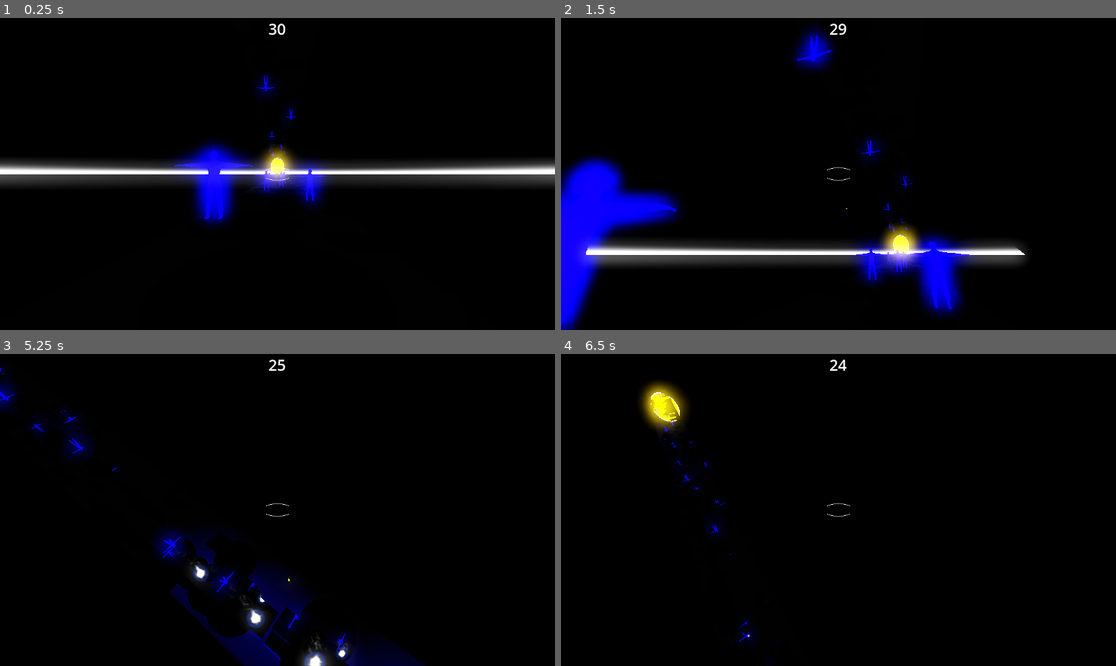
Above: before the commit, frames 1-4 (two rows, left to right).
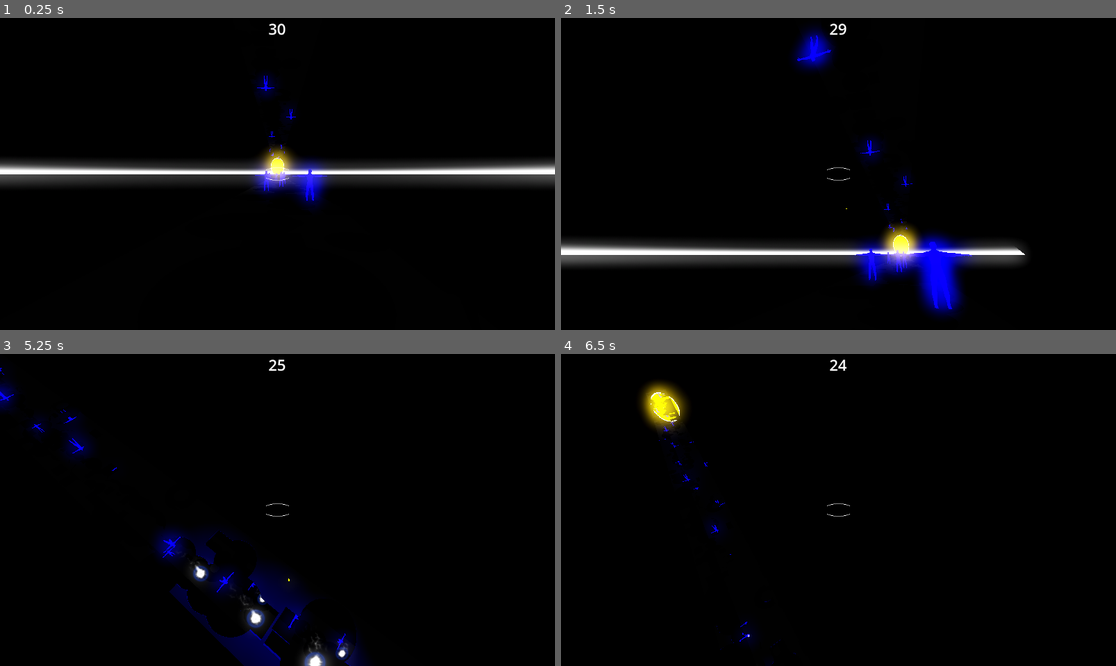
Above: after the commit, the same moments.

Repository: Games4Doritos/UWAGameJam2
Game: Godot game, scene res://Scenes/world.tscn
Same seed, same stepped clock (60 frames per second), same inputs: the game is played once before the commit and once after it. This scene is started directly instead of the project's main scene.
Inputs (mouse positions are in pixels of both pictures, inside the frame that each line leads up to):
- Up to frame 1 (0.25 s): no input
- Up to frame 2 (1.5 s): move the mouse to (866, 174) at 0.52 s; hold Shift (run) 0.53-1.28 s; hold W (forward) from 0.53 s (still down); click (866, 174) at 0.67 s; tap Space (jump) at 0.77 s; move the mouse to (810, 174) at 1.27 s; click (810, 174) at 1.35 s
- Up to frame 3 (5.25 s): keep holding W (forward); tap Space (jump) at 1.52, 3.02, 3.77, 4.52 s; move the mouse to (288, 503) at 2.02 s; hold Shift (run) 2.03-2.78 s; click (288, 503) at 2.17 s; move the mouse to (271, 516) at 2.77 s; click (271, 516) at 2.85 s; move the mouse to (316, 513) at 3.52 s; hold Shift (run) 3.53-4.28 s; click (316, 513) at 3.67 s; move the mouse to (233, 506) at 4.27 s; click (233, 506) at 4.35 s; move the mouse to (283, 510) at 5.02 s; hold Shift (run) from 5.03 s (still down); click (283, 510) at 5.17 s
- Up to frame 4 (6.5 s): move the mouse to (816, 503) at 5.77 s; release W (forward) at 5.78 s; release Shift (run) at 5.78 s; hold D (right) from 5.78 s (still down); click (816, 503) at 5.85 s; tap Space (jump) at 6.02 s

The runs differ from the first frame. In frame 1, 2.4% of the frame differs, in the area x 30-47%, y 39-68%; in frame 2, 5.7%, in the area x 0-22%, y 44-100%; in frame 3, 0.5%; in frame 4, less than 0.1%.

Commit message:
Flipped portal + refined game over screen + ...
- Flipped portal
- Removed extra enemy at start
-Made game over screen go back to main menu with a timer

Diff:
--- a/Scenes/portal.tscn
+++ b/Scenes/portal.tscn
@@ -54,7 +54,7 @@
 surface_material_override/0 = SubResource("StandardMaterial3D_j20fm")
 
 [node name="inner" type="MeshInstance3D" parent="."]
-transform = Transform3D(1, 0, 0, 0, -4.371139e-08, -1, 0, 1, -4.371139e-08, 0, 0, 0)
+transform = Transform3D(-1, -8.742278e-08, 3.821371e-15, 0, -4.371139e-08, -1, 8.742278e-08, -1, 4.371139e-08, 0, 0, 0)
 mesh = SubResource("CylinderMesh_oi2tk")
 surface_material_override/0 = SubResource("StandardMaterial3D_dashy")
 
--- a/Scenes/world.tscn
+++ b/Scenes/world.tscn
@@ -1,14 +1,13 @@
-[gd_scene load_steps=14 format=3 uid="uid://iwfgkvarjm0n"]
+[gd_scene load_steps=13 format=3 uid="uid://iwfgkvarjm0n"]
 
 [ext_resource type="Script" uid="uid://dj1wthwtr1vnm" path="res://Scripts/world.gd" id="1_a02cp"]
-[ext_resource type="PackedScene" uid="uid://o3ub2oantqqe" path="res://Scenes/Player.tscn" id="3_5a7ea"]
+[ext_resource type="PackedScene" uid="uid://o3ub2oantqqe" path="res://Scenes/player.tscn" id="3_5a7ea"]
 [ext_resource type="PackedScene" uid="uid://drljc12idjfwg" path="res://Scenes/pauseMenu.tscn" id="3_8j60k"]
 [ext_resource type="PackedScene" uid="uid://cyxhqcptr46vf" path="res://Scenes/platform.tscn" id="4_8j60k"]
-[ext_resource type="PackedScene" uid="uid://08c42j810hqm" path="res://Scenes/enemy.tscn" id="5_fo5ed"]
 [ext_resource type="PackedScene" uid="uid://bku0fcxthrbtm" path="res://Scenes/world_boundary.tscn" id="6_5ukr8"]
 [ext_resource type="PackedScene" uid="uid://o7drq7xbcxxg" path="res://Scenes/portal.tscn" id="7_o06y3"]
 [ext_resource type="PackedScene" uid="uid://cc88tjur4l33c" path="res://Scenes/game_over.tscn" id="8_k7acu"]
-[ext_resource type="PackedScene" uid="uid://daf0uiabkcwkd" path="res://Scenes/UI.tscn" id="9_5v1tr"]
+[ext_resource type="PackedScene" path="res://Scenes/UI.tscn" id="9_5v1tr"]
 
 [sub_resource type="ProceduralSkyMaterial" id="ProceduralSkyMaterial_5ukr8"]
 sky_top_color = Color(0, 0, 0, 1)
@@ -69,9 +68,6 @@
 [node name="portal" parent="." instance=ExtResource("7_o06y3")]
 transform = Transform3D(2.5, 0, 0, 0, 3.228, 0, 0, 0, 2.5, 0, 10, -202.2111)
 
-[node name="Root Scene" parent="." instance=ExtResource("5_fo5ed")]
-transform = Transform3D(1, 0, 0, 0, 1, 0, 0, 0, 1, -2.463058, 1.0036545, -7.860717)
-
 [node name="GameOver" parent="." instance=ExtResource("8_k7acu")]
 visible = false
 
@@ -80,5 +76,9 @@
 [node name="Timer2" type="Timer" parent="."]
 autostart = true
 
+[node name="leaveTimer" type="Timer" parent="."]
+wait_time = 8.0
+
 [connection signal="timeout" from="gravityTimer" to="." method="_on_gravity_timer_timeout"]
 [connection signal="timeout" from="Timer2" to="." method="_on_timer_2_timeout"]
+[connection signal="timeout" from="leaveTimer" to="." method="_on_leave_timer_timeout"]
--- a/Scripts/world.gd
+++ b/Scripts/world.gd
@@ -29,6 +29,7 @@
 		for enemy in get_tree().get_nodes_in_group("enemy"):
 			enemy.get_node("Timer").stop()
 		$Ui.hide()
+		$leaveTimer.start()
 		print("GAME OVER")
 
 func _on_gravity_timer_timeout() -> void:
@@ -44,3 +45,8 @@
 	$Ui.get_node("CenterContainer/Label").text = str(time)
 	if time == 0:
 		gameOver()
+
+
+func _on_leave_timer_timeout() -> void:
+	Input.mouse_mode = Input.MOUSE_MODE_VISIBLE
+	get_tree().change_scene_to_file("res://Scenes/mainMenu.tscn")
